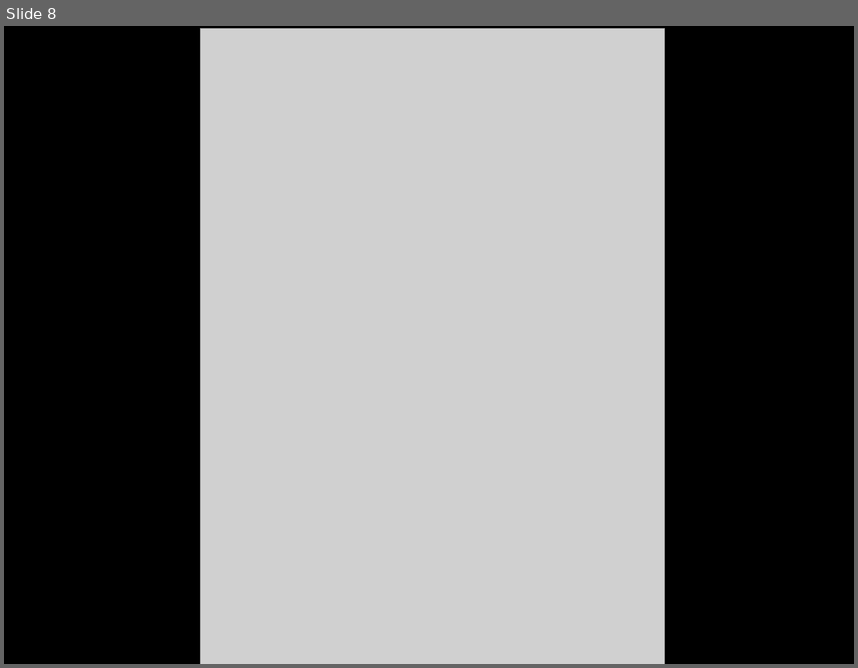
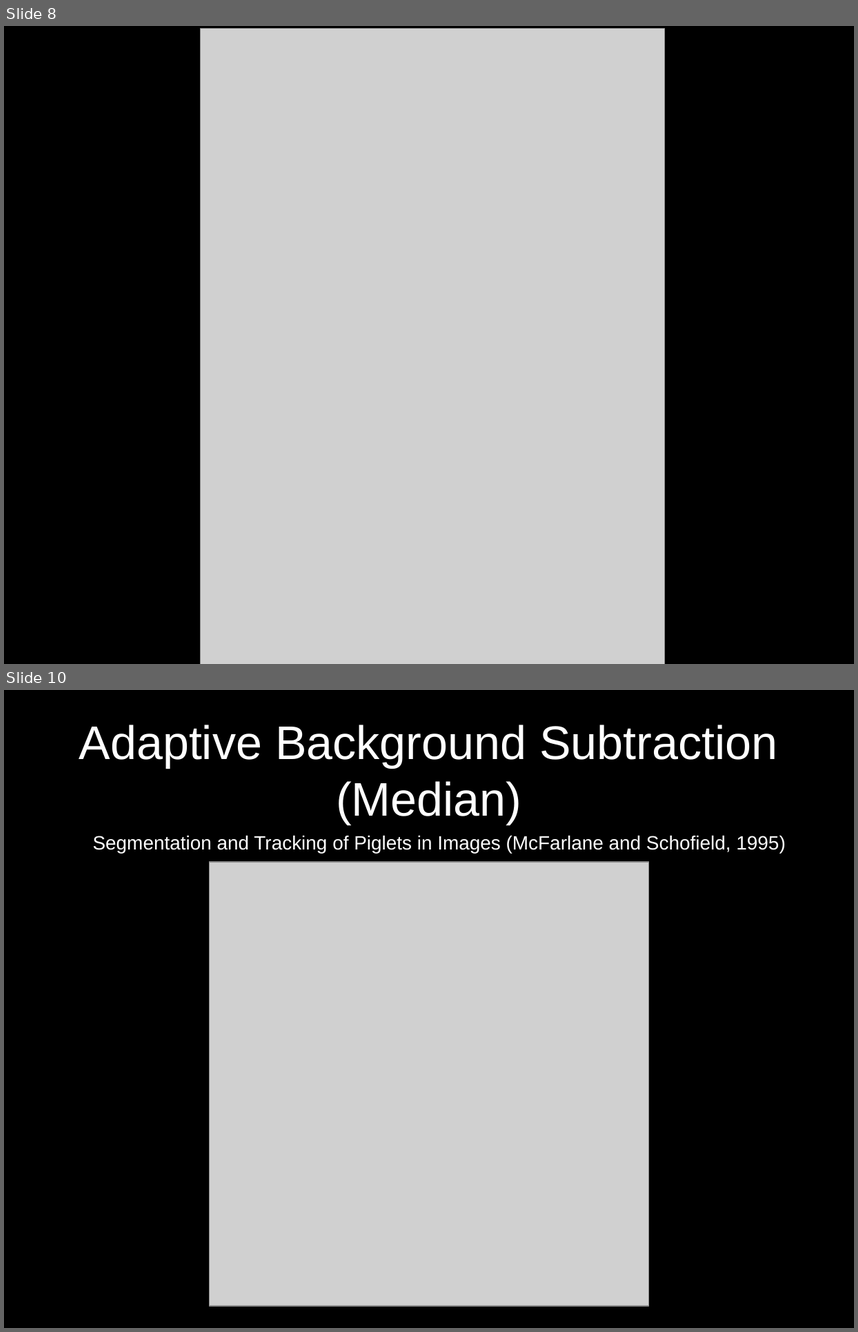
Before and after one commit to d28b/swistrack, a slide deck: Doc/tutorial.stefie10.06.2009/tutorialSlides.odp. Shown one above the other, each under a label of ours: slide 8 before the commit, slides 8 and 10 after it; the slides between them are not shown. The pictures are 858x668 and 858x1332 pixels, drawn with LibreOffice and Linux fonts; fonts in the diff are those of the drawing; grey boxes stand for pictures. Boxes give left, top, right and bottom in pixels: in the first picture for what was removed or moved away, otherwise in the second. Text is boxed around its words. In the diff, an @@ line names an element or a change of style, - is before the commit and + after.

Commit message:
Adding adaptive background subtraction, median slides.

```diff
--- a/Doc/tutorial.stefie10.06.2009/tutorialSlides.odp
+++ b/Doc/tutorial.stefie10.06.2009/tutorialSlides.odp
@@ slide 10 added at [4, 690, 854, 1328], background #000000 @@
@@ title added at [79, 724, 777, 824], 44 pt, text #FFFFFF @@
+Adaptive Background Subtraction (Median)
@@ text added at [93, 835, 785, 853], 18 pt, text #FFFFFF @@
+Segmentation and Tracking of Piglets in Images (McFarlane and Schofield, 1995)
@@ picture added at [209, 862, 649, 1305] @@
```
Also in this commit, not shown: 4 other slides added, 1 other file.
